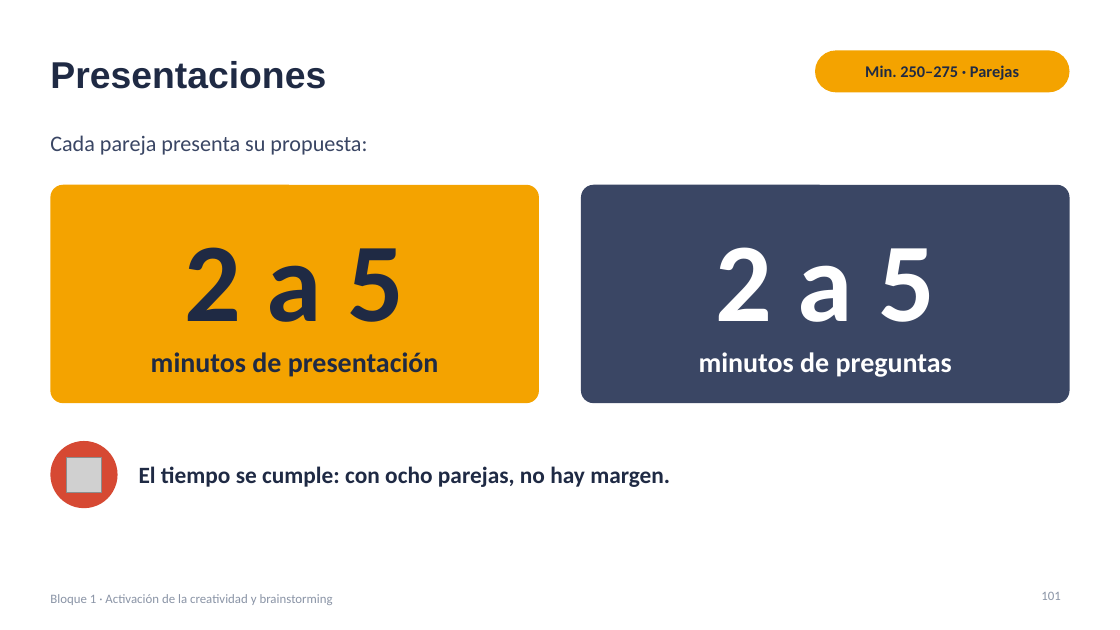
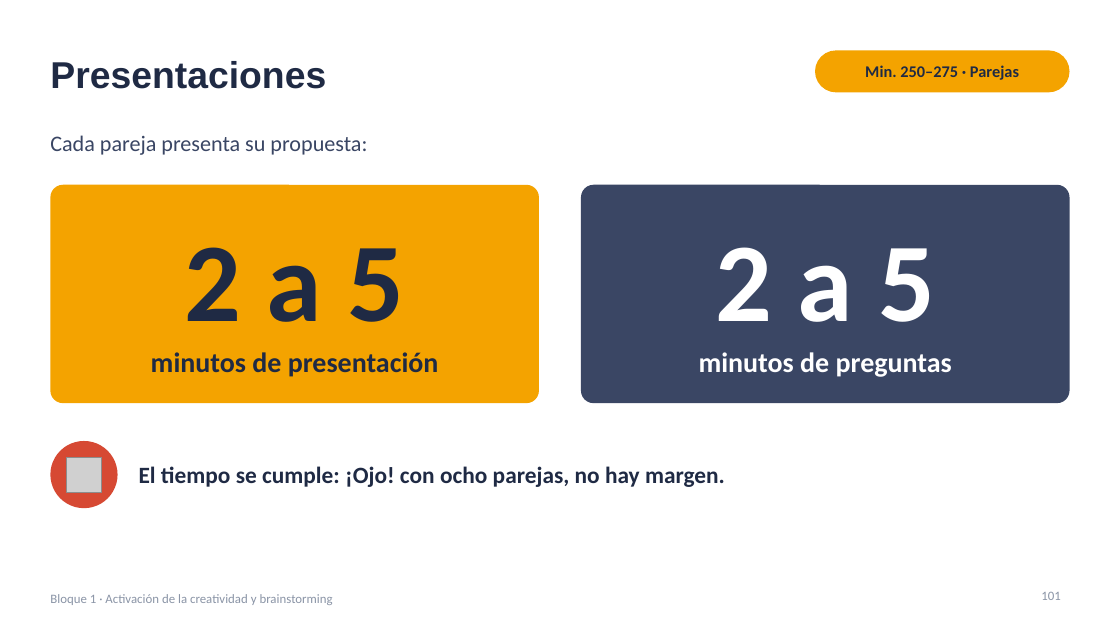
Before and after one commit to jjnieto/creatividad-ofimatica-ia, a slide deck: slide 101 of diapositivas/Curso.pptx. Drawn at 1120x630 pixels with LibreOffice and Linux fonts; fonts in the diff are those of the drawing; grey boxes stand for pictures. Boxes give left, top, right and bottom in pixels: in the first picture for what was removed or moved away, otherwise in the second. Text is boxed around its words. In the diff, an @@ line names an element or a change of style, - is before the commit and + after.

```diff
--- a/diapositivas/Curso.pptx
+++ b/diapositivas/Curso.pptx
@@ text at (139,466,725,487): text changed @@
-El tiempo se cumple: con ocho parejas, no hay margen.
+El tiempo se cumple: ¡Ojo! con ocho parejas, no hay margen.
```
Also in this commit, not shown: 2 other slides changed.
